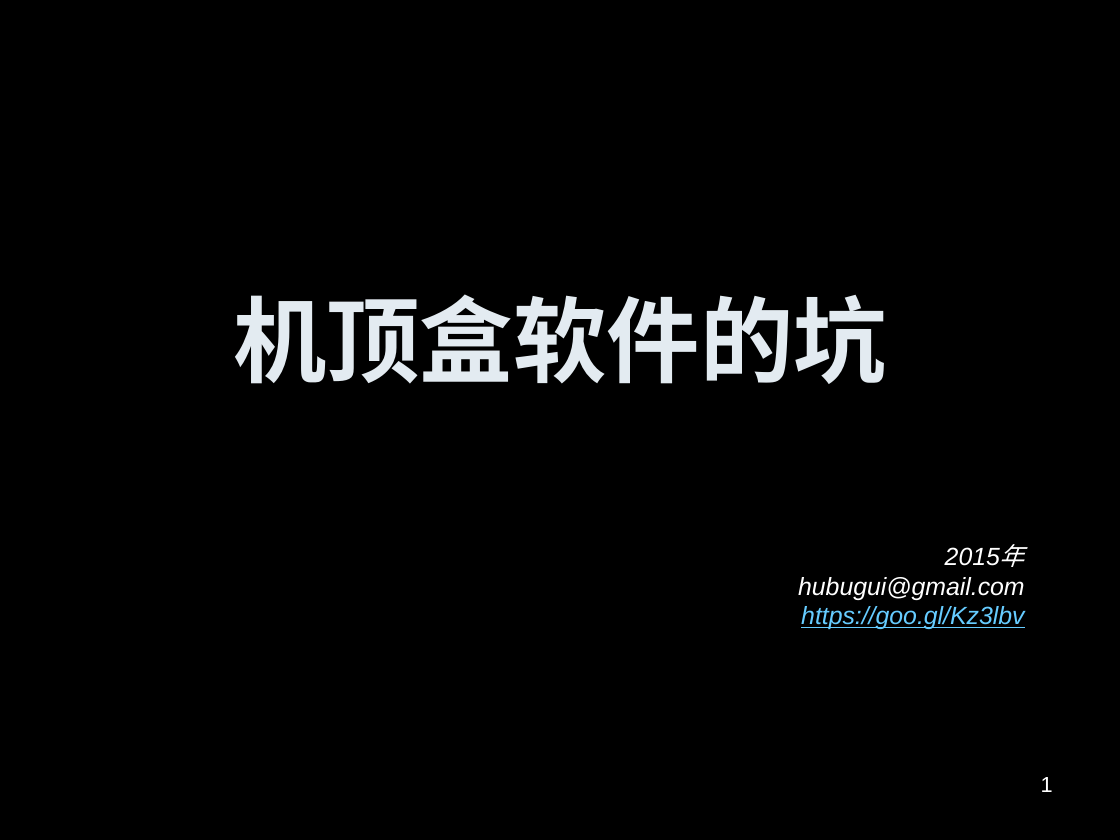
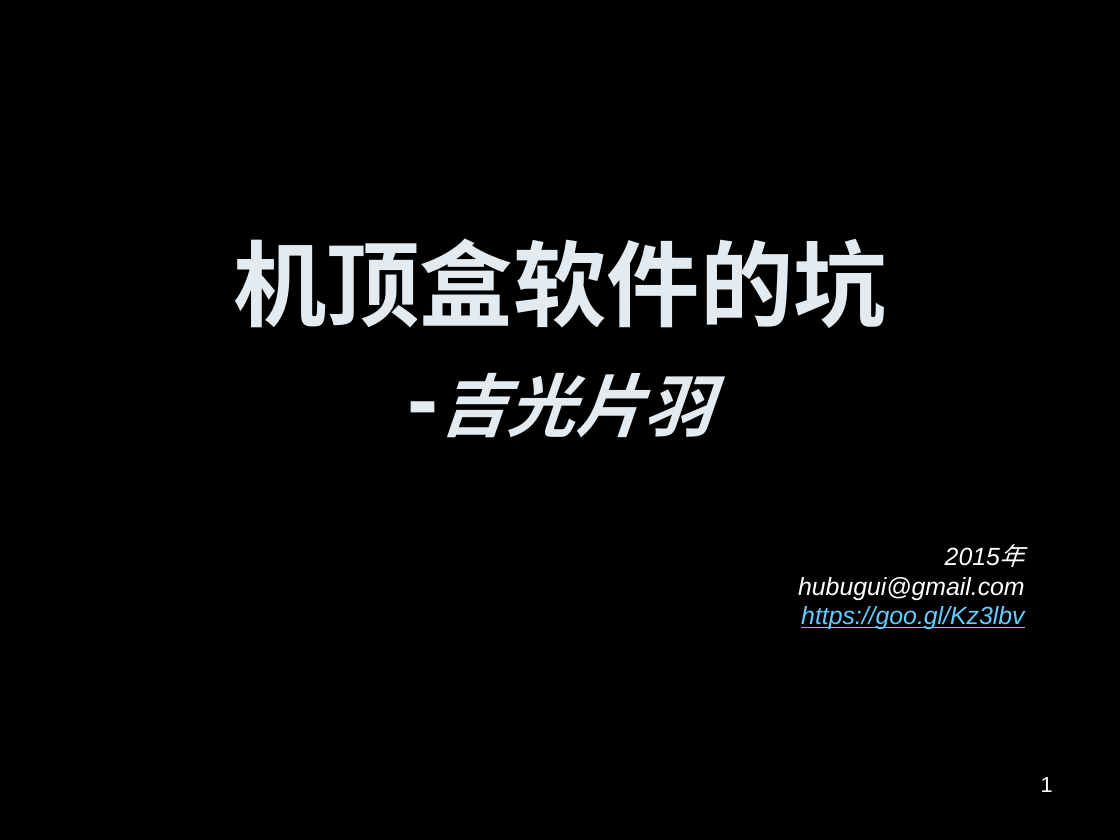
Before and after one commit to hubugui/hubugui.github.io, a slide deck: slide 1 of 机顶盒软件的坑.pptx. Drawn at 1120x840 pixels with LibreOffice and Linux fonts; fonts in the diff are those of the drawing. Boxes give left, top, right and bottom in pixels: in the first picture for what was removed or moved away, otherwise in the second. Text is boxed around its words. In the diff, an @@ line names an element or a change of style, - is before the commit and + after.

Commit message:
update PPTX

```diff
--- a/机顶盒软件的坑.pptx
+++ b/机顶盒软件的坑.pptx
@@ title at [233,238,886,438]: text changed @@
-机顶盒软件的坑
+机顶盒软件的坑
+-吉光片羽
```
Also in this commit, not shown: 2 other slides changed, 1 other file.
